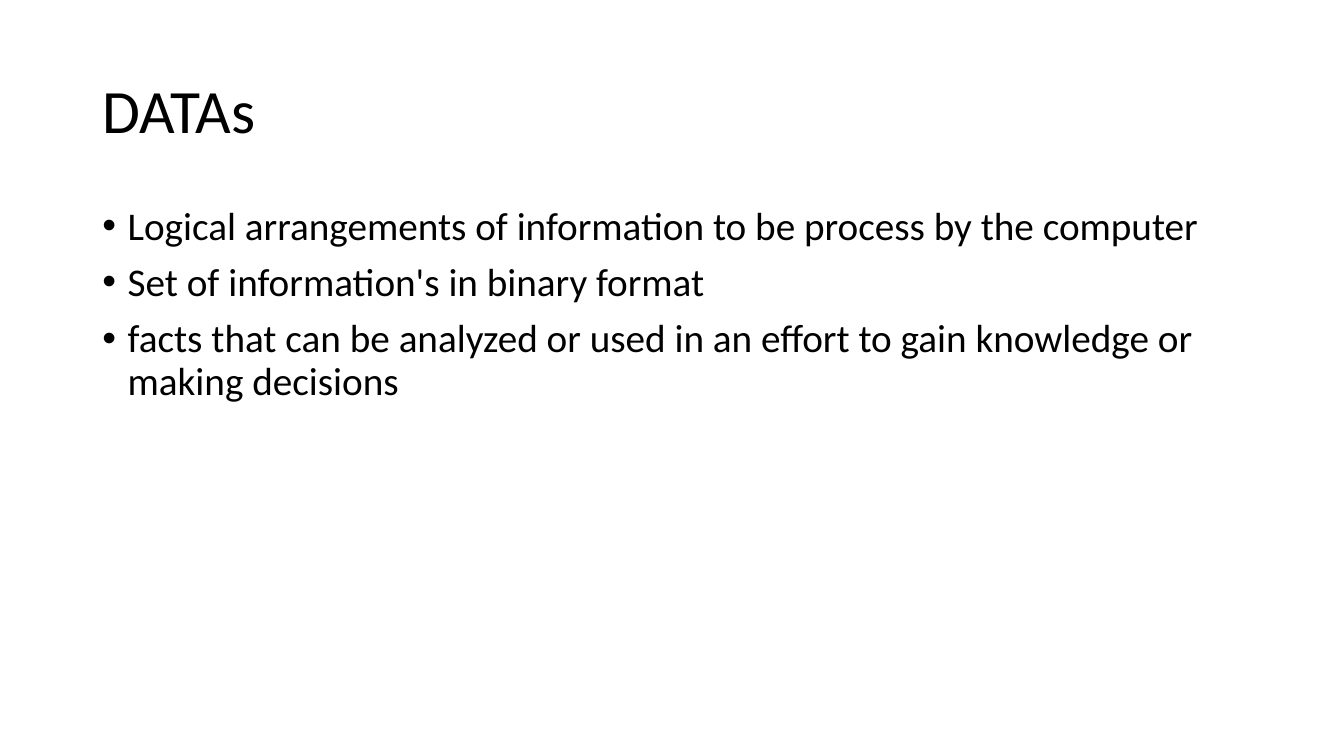
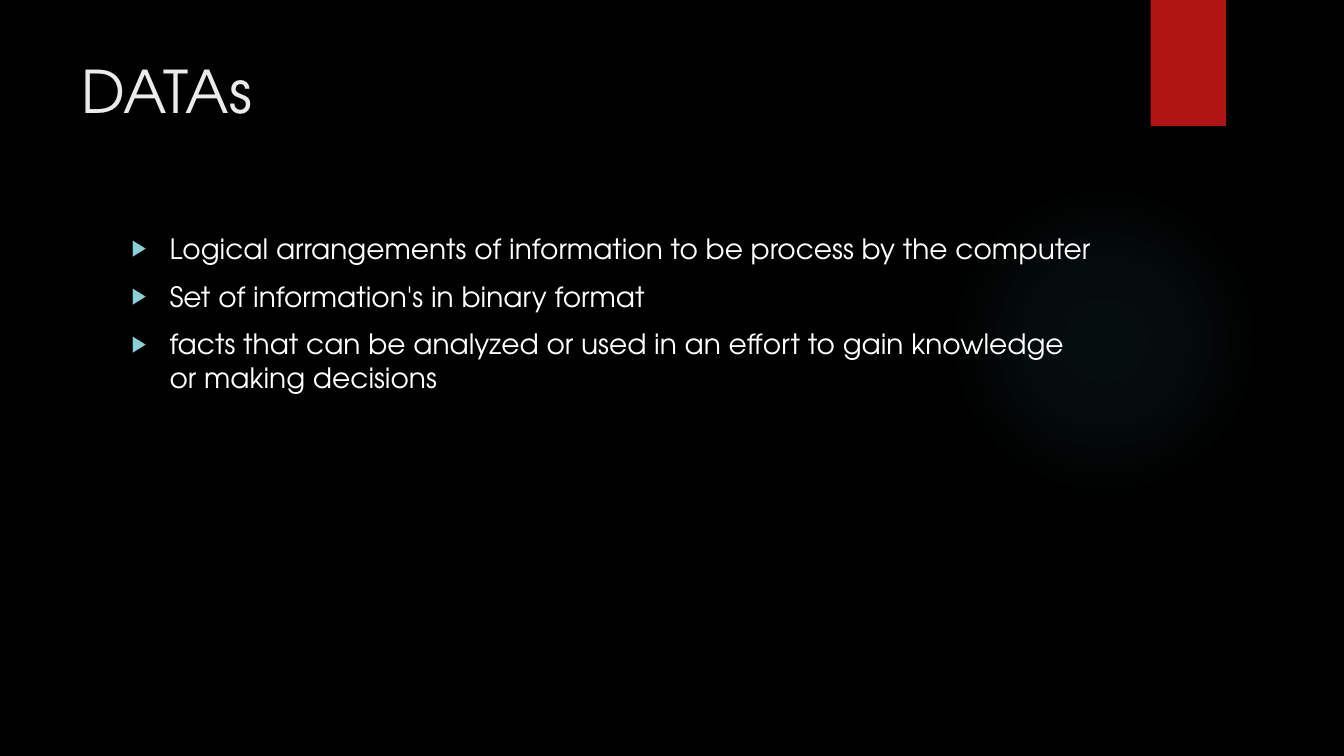
Before and after one commit to karthick1808/hadoopfundamentals, a slide deck: slide 2 of New Microsoft PowerPoint Presentation.pptx. Drawn at 1344x756 pixels with LibreOffice and Linux fonts; fonts in the diff are those of the drawing; background and template pictures are left out. Boxes give left, top, right and bottom in pixels: in the first picture for what was removed or moved away, otherwise in the second. Text is boxed around its words. In the diff, an @@ line names an element or a change of style, - is before the commit and + after.

```diff
--- a/New Microsoft PowerPoint Presentation.pptx
+++ b/New Microsoft PowerPoint Presentation.pptx
@@ background #FFFFFF to picture (left out) @@
@@ rectangle added at <box>1150,0,1226,126</box>, fill #B01513 @@
@@ title "DATAs": place and size @@
-title "DATAs" at <box>102,93,255,134</box>
+title "DATAs" at <box>81,69,252,114</box>
@@ title "DATAs" at <box>81,69,252,114</box>: size 44 to 42 pt, font Calibri to TeX Gyre Adventor, text colour #000000 to #EBEBEB; line spacing 0.9 to 1; vertical alignment middle to top @@
@@ ellipse added at <box>949,185,1259,495</box>, fill gradient #50B9C1 @@
@@ text "Logical arrangements of information to ...": place and size @@
-text "Logical arrangements of information to ..." at <box>128,212,1198,402</box>
+text "Logical arrangements of information to ..." at <box>170,238,1090,394</box>
@@ text "Logical arrangements of information to ..." at <box>170,238,1090,394</box>: size 28 to 20 pt, font Calibri to TeX Gyre Adventor, text colour #000000 to #FFFFFF; bullet • to ▶; line spacing 0.9 to 1 @@
```
Also in this commit, not shown: 2 other slides changed, 4 slides added, 1 slide removed.
